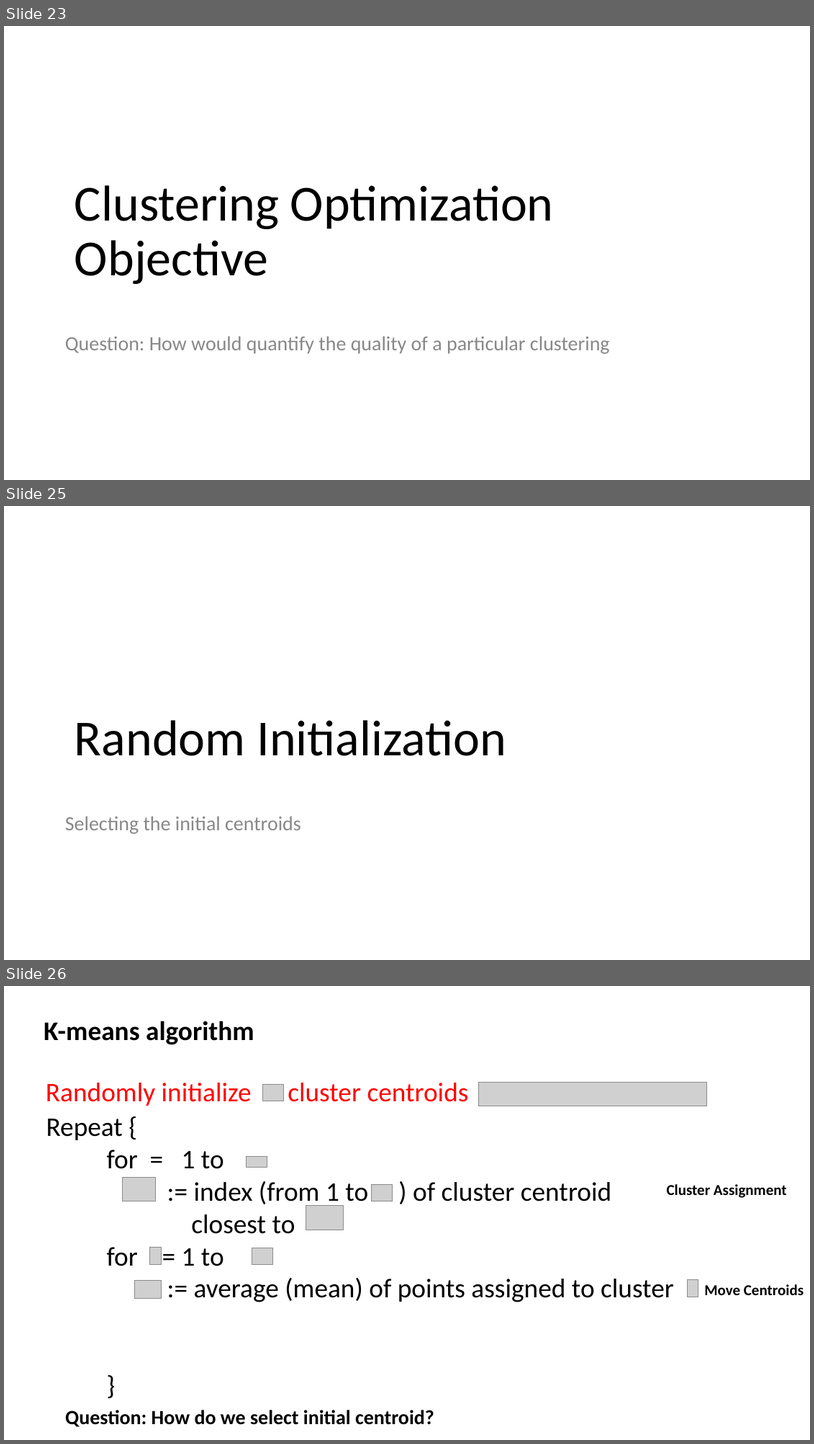
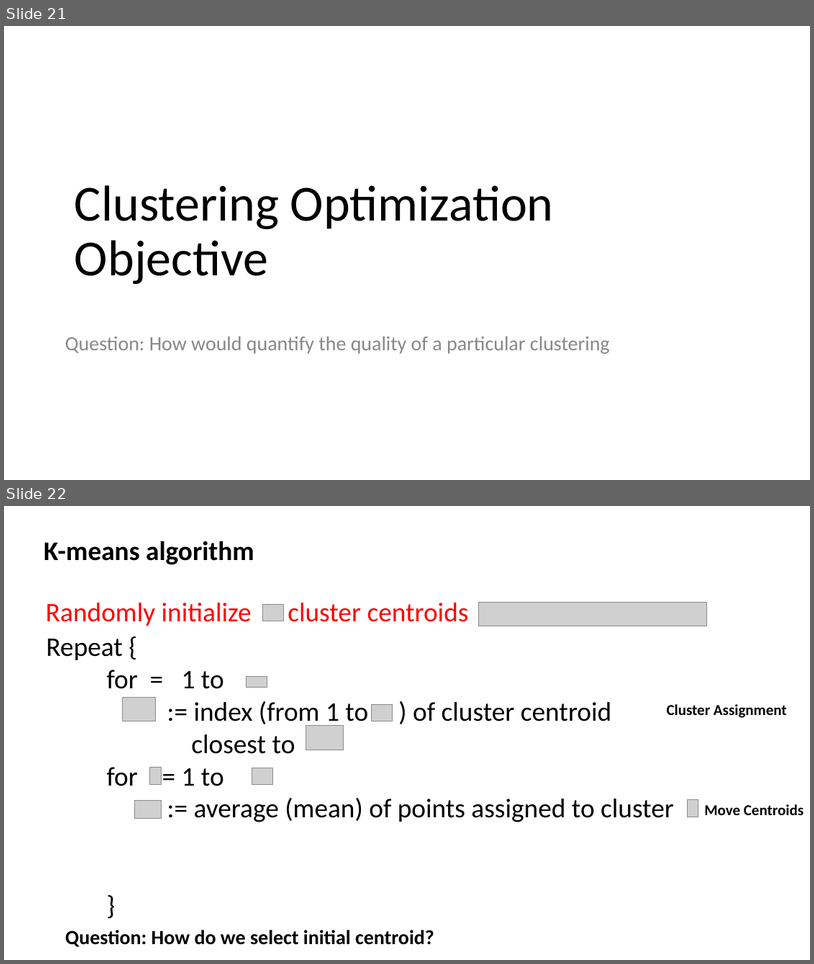
Before and after one commit to ICBI/AIMAHEAD_GU, a slide deck: Courses/ML_Concepts/Module_02_Introduction_to_Unsupervised_Learning/Module_02_Unsupervised_Learning_K_means_Clustering.pptx. Shown one above the other, each under a label of ours: slides 23, 25 and 26 before the commit, slides 21 and 22 after it; the slides between them are not shown. The pictures are 814x1444 and 814x964 pixels, drawn with LibreOffice and Linux fonts; fonts in the diff are those of the drawing; grey boxes stand for pictures; background and template pictures are left out. Boxes give left, top, right and bottom in pixels: in the first picture for what was removed or moved away, otherwise in the second. Text is boxed around its words. In the diff, an @@ line names an element or a change of style, - is before the commit and + after.

```diff
--- a/Courses/ML_Concepts/Module_02_Introduction_to_Unsupervised_Learning/Module_02_Unsupervised_Learning_K_means_Clustering.pptx
+++ b/Courses/ML_Concepts/Module_02_Introduction_to_Unsupervised_Learning/Module_02_Unsupervised_Learning_K_means_Clustering.pptx
@@ slide 25 removed at (4, 506, 810, 960), background #FFFFFF @@
@@ title removed at (75, 720, 507, 756) @@
-Random Initialization
@@ text removed at (65, 816, 301, 834) @@
-Selecting the initial centroids
@@ what was slide 23 is now slide 21 @@
@@ what was slide 26 is now slide 22 @@
```
Also in this commit, not shown: 6 slides changed, 5 other slides removed, 29 other files.
